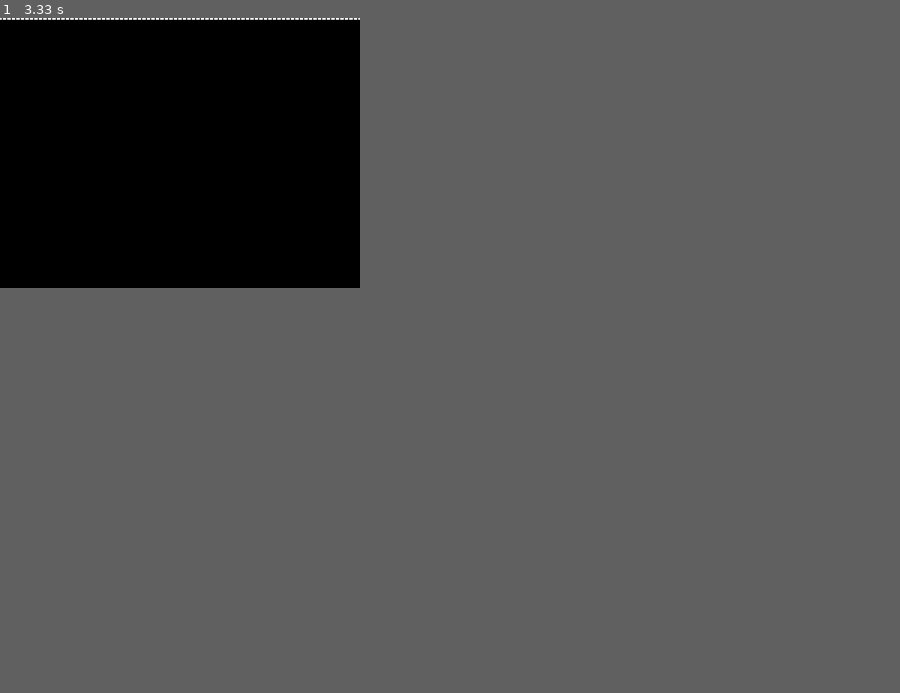
Above: before the commit, frame 1.
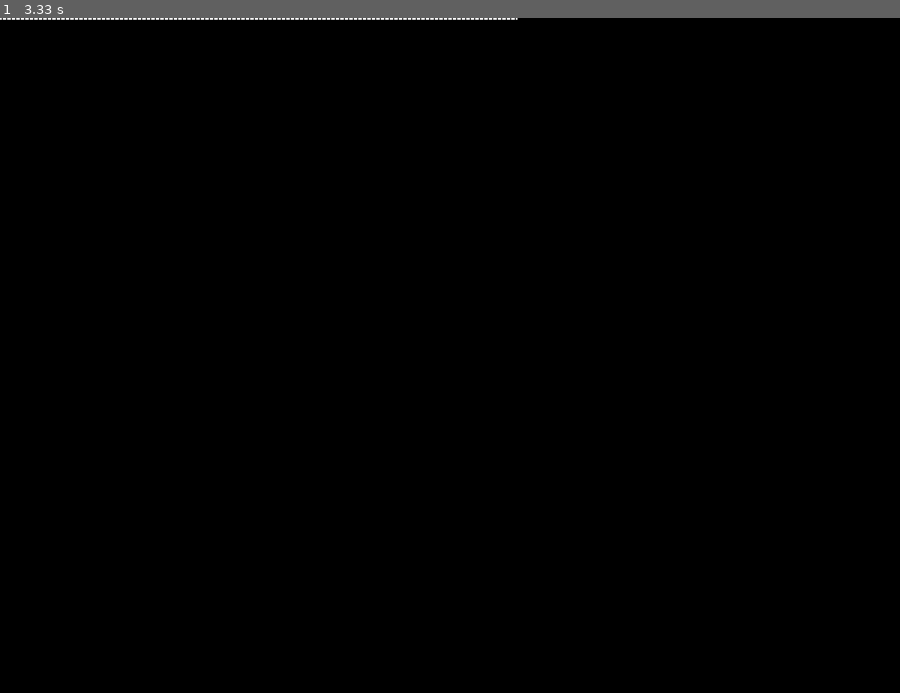
Above: after the commit, the same moment.

Repository: DrKraig/Planning-Algorithms
Game: pygame game, started from Project2/Dijkstra.py
The game is run twice, just before and just after one commit, with the same random seed, the same clock (stepped at 60 frames per second) and the same inputs.
Inputs:
- Up to frame 1 (3.33 s): no input
In our replay, the window is 360x270 before the commit and 900x675 after it. These sizes can differ from the game's own. Grey fills any space a smaller window leaves; there, only what the larger window draws over its background counts as a difference.

The runs differ from the first frame. In frame 1, less than 0.1% of the frame differs, in the area x 40-58%, y 0-1%.

Commit message:
Graph resize

Diff:
--- a/Project2/Dijkstra.py
+++ b/Project2/Dijkstra.py
@@ -29,7 +29,6 @@
         for i in range(self.height):
             for j in range(self.width):
                 currentNode = Node(i,j)
-                # pygame.draw.rect(gridDisplay, (0,0,150), (j, i, 10, 10 ),2)
                 pygame.draw.rect(gridDisplay,(255,255,255),[(self.CELL_MARGIN + self.CELL_WIDTH) * j + self.CELL_MARGIN,(self.CELL_MARGIN + self.CELL_HEIGHT) * i + self.CELL_MARGIN,self.CELL_WIDTH, self.CELL_HEIGHT])
                 pygame.display.update()
                 neighbours = self.getNeighbours(currentNode)
@@ -116,7 +115,7 @@
         grid[row].append(0)
 
 pygame.init()
-gridDisplay = pygame.display.set_mode((400, 300))
+gridDisplay = pygame.display.set_mode((1000, 750))
 pygame.display.set_caption("First Game")
 
 done = False
@@ -125,7 +124,7 @@
 obj = Graph()
 obj.generateGraph()
 start = Node(0,0)
-end = Node(600,800)
+end = Node(50,50)
 robot = Graph()
 robot.performDijkstra(start, end)
 
